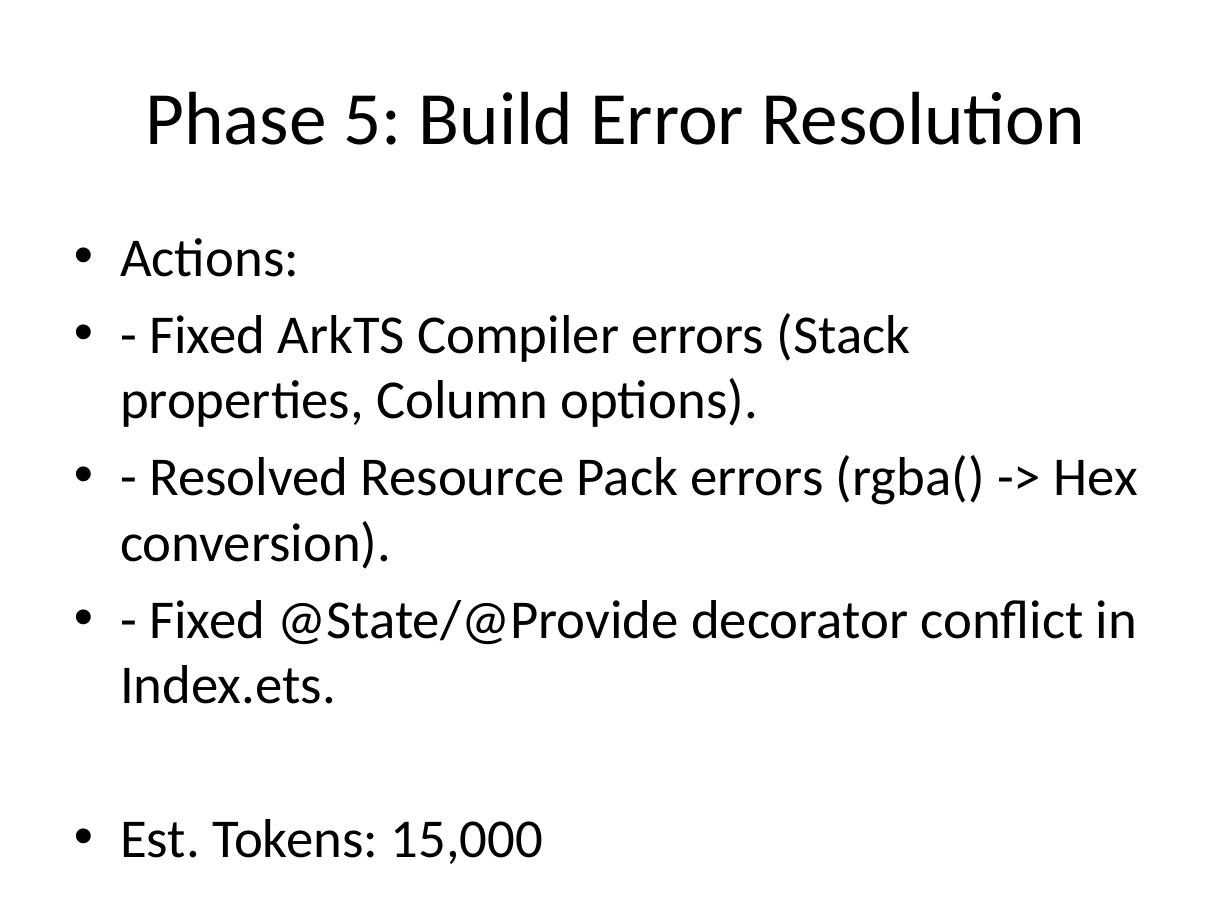
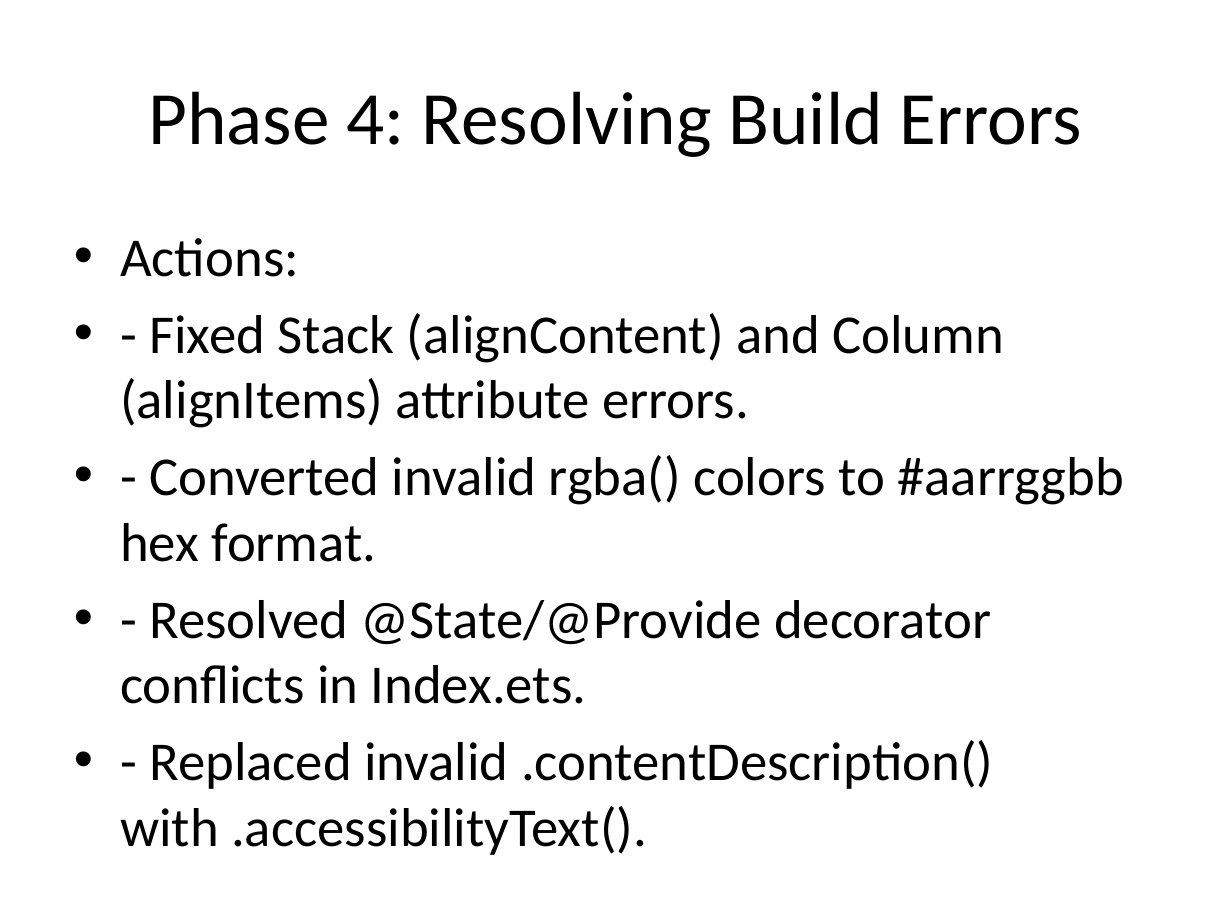
Before and after one commit to bunyamineymen/quick-bill-split, a slide deck: slide 6 of Project_Summary.pptx (slide 7 before the commit). Drawn at 1232x924 pixels with LibreOffice and Linux fonts; fonts in the diff are those of the drawing. Boxes give left, top, right and bottom in pixels: in the first picture for what was removed or moved away, otherwise in the second. Text is boxed around its words. In the diff, an @@ line names an element or a change of style, - is before the commit and + after.

```diff
--- a/Project_Summary.pptx
+++ b/Project_Summary.pptx
@@ title at [148, 91, 1082, 157]: text changed @@
-Phase 5: Build Error Resolution
+Phase 4: Resolving Build Errors
@@ text at [120, 313, 1124, 855]: text changed @@
-• - Fixed ArkTS Compiler errors (Stack properties, Column options).
-• - Resolved Resource Pack errors (rgba() -> Hex conversion).
-• - Fixed @State/@Provide decorator conflict in Index.ets.
-• Est. Tokens: 15,000
+• - Fixed Stack (alignContent) and Column (alignItems) attribute errors.
+• - Converted invalid rgba() colors to #aarrggbb hex format.
+• - Resolved @State/@Provide decorator conflicts in Index.ets.
+• - Replaced invalid .contentDescription() with .accessibilityText().
```
Also in this commit, not shown: 6 other slides changed, 1 slide added, 1 slide removed.
